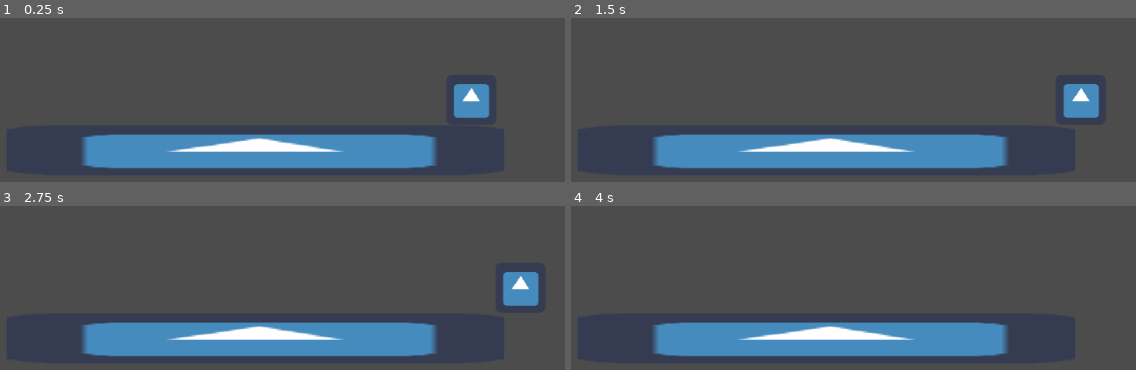
Above: before the commit, frames 1-4 (two rows, left to right).
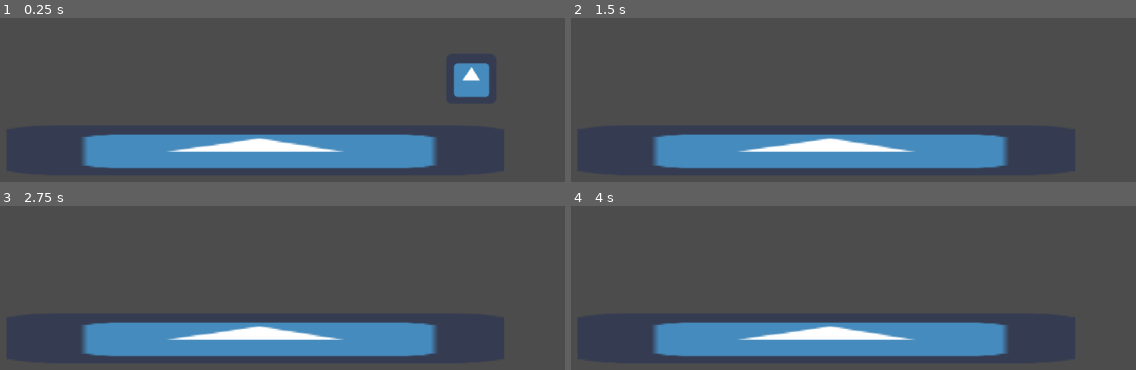
Above: after the commit, the same moments.

Repository: The-Coding-Gang/GodotPlatformer
Game: Godot game, scene res://World.tscn
The game is run twice, just before and just after one commit, with the same random seed, the same clock (stepped at 60 frames per second) and the same inputs. The engine's default icon, where the game draws it, is replaced by a stand-in: a white triangle on a blue panel in a dark square.
Inputs:
- Up to frame 1 (0.25 s): no input
- Up to frame 2 (1.5 s): hold D (Right) 0.53-1.28 s; hold A (Left) from 1.28 s (still down)
- Up to frame 3 (2.75 s): release A (Left) at 2.03 s; hold D (Right) from 2.03 s (still down)
- Up to frame 4 (4 s): tap Enter at 3.5 s; release D (Right) at 3.53 s; hold A (Left) from 3.53 s (still down)

The runs differ from the first frame. In frame 1, 1.7% of the frame differs, in the area x 80-87%, y 27-61%; in frame 2, 1.3%; in frame 3, 1.3%; in frame 4, nothing differs.

Commit message:
Player Gd script

Diff:
--- /dev/null
+++ b/Player.gd
@@ -0,0 +1,26 @@
+extends KinematicBody2D
+
+#vector
+var velocity = Vector2(0, 0);
+
+#scalar
+export var speed = 400;
+export var gravity = 20;
+
+func _process(_delta):
+	apply_gravity()
+	move()
+	move_and_slide(velocity)
+
+
+
+func move():
+	if (Input.is_action_pressed("Right")):
+		velocity.x = speed;
+	elif Input.is_action_pressed("Left"):
+		velocity.x = -speed;
+	else :
+		velocity.x = 0;
+
+func apply_gravity():
+	velocity.y += gravity;
--- a/World.tscn
+++ b/World.tscn
@@ -1,7 +1,8 @@
-[gd_scene load_steps=4 format=2]
+[gd_scene load_steps=5 format=2]
 
 [ext_resource path="res://Player.tscn" type="PackedScene" id=1]
 [ext_resource path="res://icon.png" type="Texture" id=2]
+[ext_resource path="res://Player.gd" type="Script" id=3]
 
 [sub_resource type="RectangleShape2D" id=1]
 extents = Vector2( 322.614, 26.4022 )
@@ -10,8 +11,7 @@
 
 [node name="Player" parent="." instance=ExtResource( 1 )]
 position = Vector2( 756.712, 316.374 )
-speed = 90
-gravity = 40
+script = ExtResource( 3 )
 
 [node name="Ground" type="StaticBody2D" parent="."]
 position = Vector2( 193.663, 447.647 )
